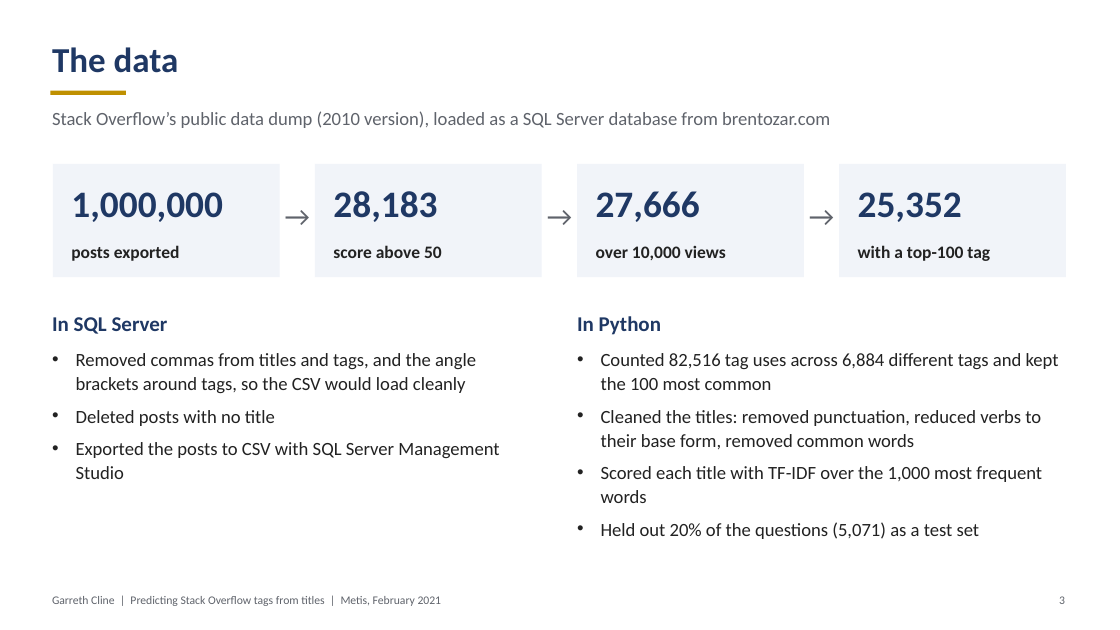
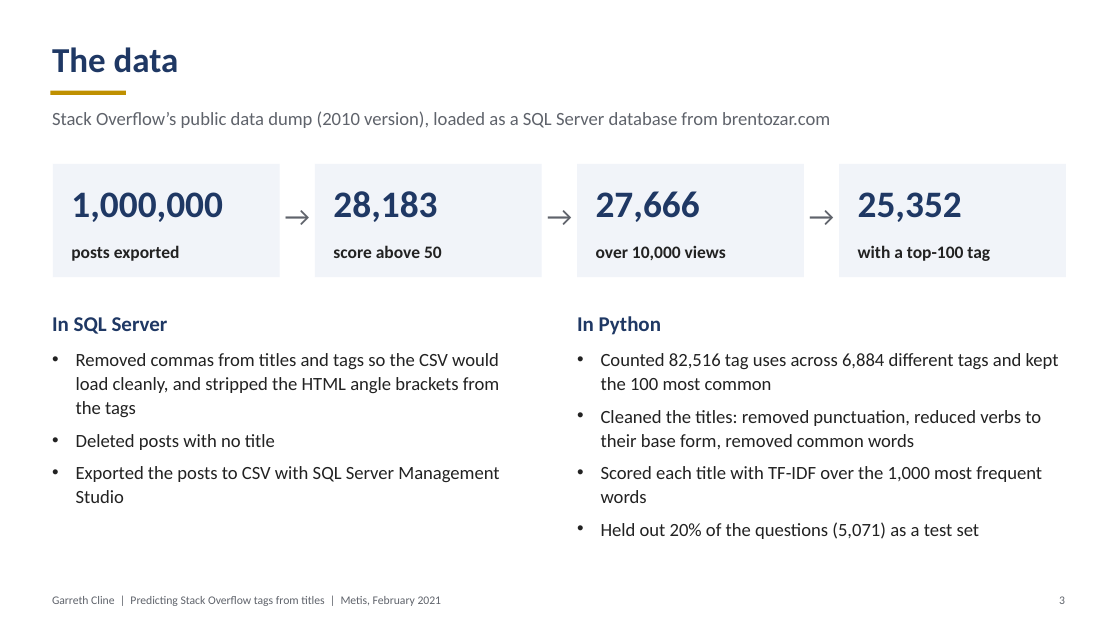
Before and after one commit to garrethcline/Predicting-Tags-from-StackOverflow-Using-Title-Data-, a slide deck: slide 3 of Project 3 Presentation.pptx. Drawn at 1120x630 pixels with LibreOffice and Linux fonts; fonts in the diff are those of the drawing. Boxes give left, top, right and bottom in pixels: in the first picture for what was removed or moved away, otherwise in the second. Text is boxed around its words. In the diff, an @@ line names an element or a change of style, - is before the commit and + after.

```diff
--- a/Project 3 Presentation.pptx
+++ b/Project 3 Presentation.pptx
@@ text at [76, 353, 500, 417]: text changed @@
-• Removed commas from titles and tags, and the angle brackets around tags, so the CSV would load cleanly
+• Removed commas from titles and tags so the CSV would load cleanly, and stripped the HTML angle brackets from the tags
```
Also in this commit, not shown: 6 other slides changed, 2 other files.
